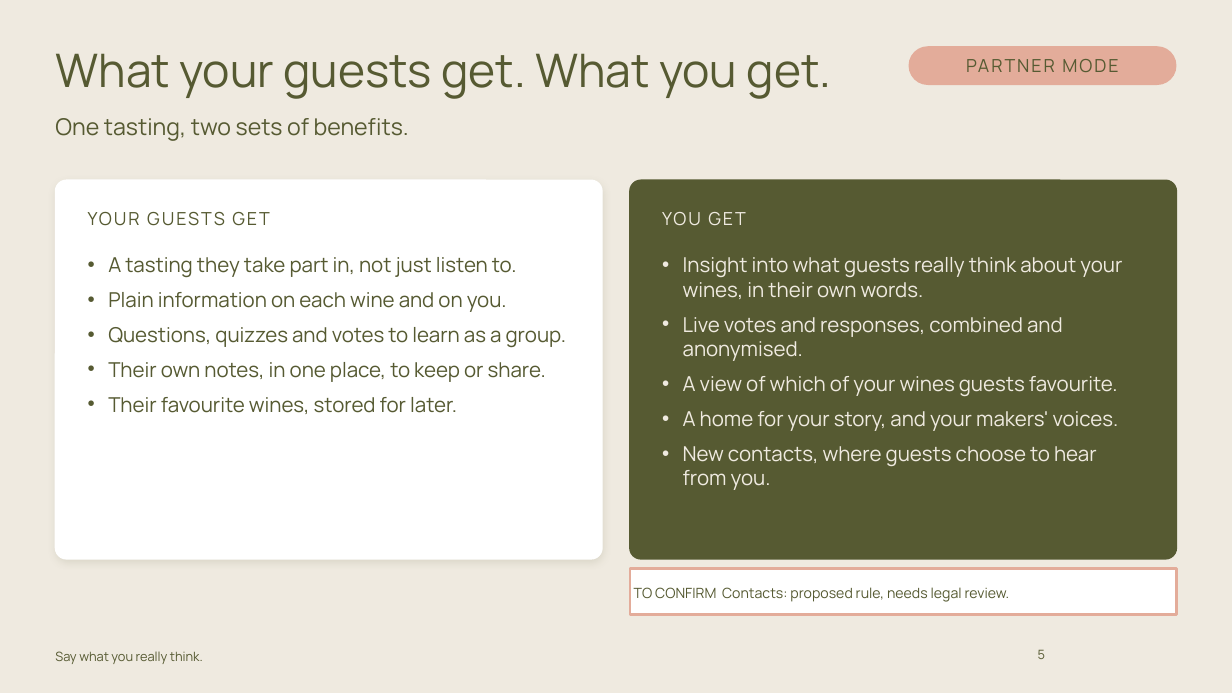
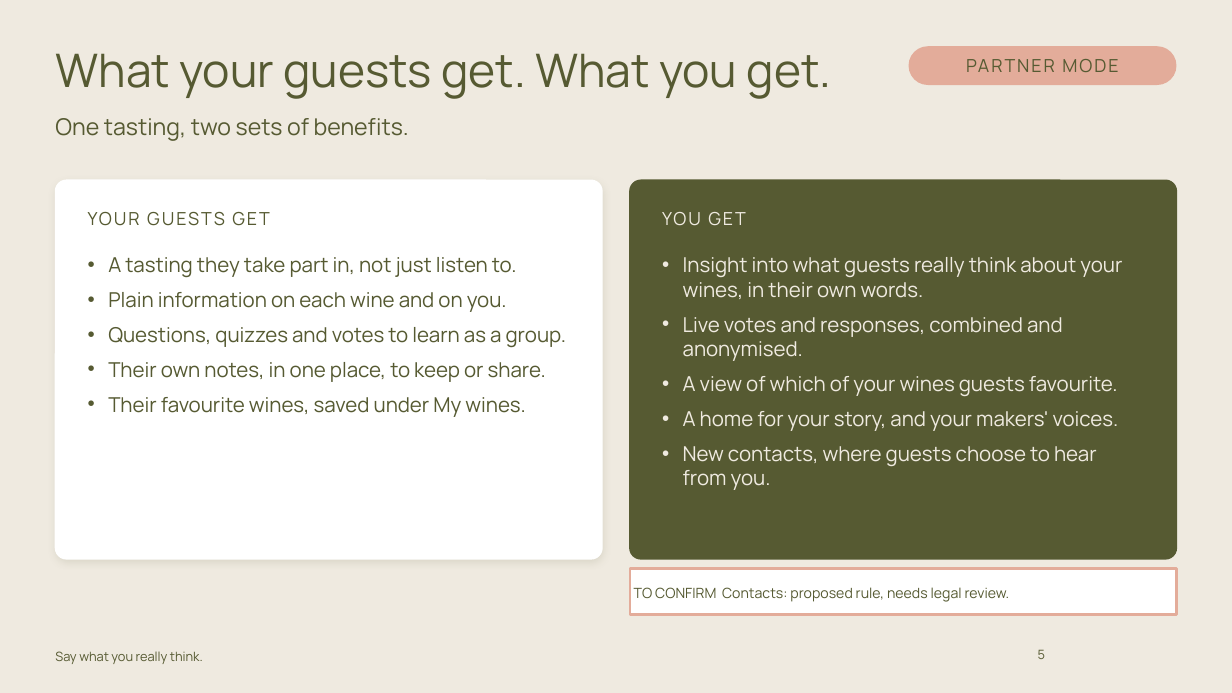
Before and after one commit to carrie147/entre-amis-brand-agent, a slide deck: slide 5 of decks/Entre Amis - Partner Mode pack - DRAFT.pptx. Drawn at 1232x693 pixels with LibreOffice and Linux fonts; fonts in the diff are those of the drawing; background and template pictures are left out. Boxes give left, top, right and bottom in pixels: in the first picture for what was removed or moved away, otherwise in the second. Text is boxed around its words. In the diff, an @@ line names an element or a change of style, - is before the commit and + after.

```diff
--- a/decks/Entre Amis - Partner Mode pack - DRAFT.pptx
+++ b/decks/Entre Amis - Partner Mode pack - DRAFT.pptx
@@ text at <box>108,397,525,417</box>: text changed @@
-• Their favourite wines, stored for later.
+• Their favourite wines, saved under My wines.
```
Also in this commit, not shown: 3 other slides changed, 2 other files.
